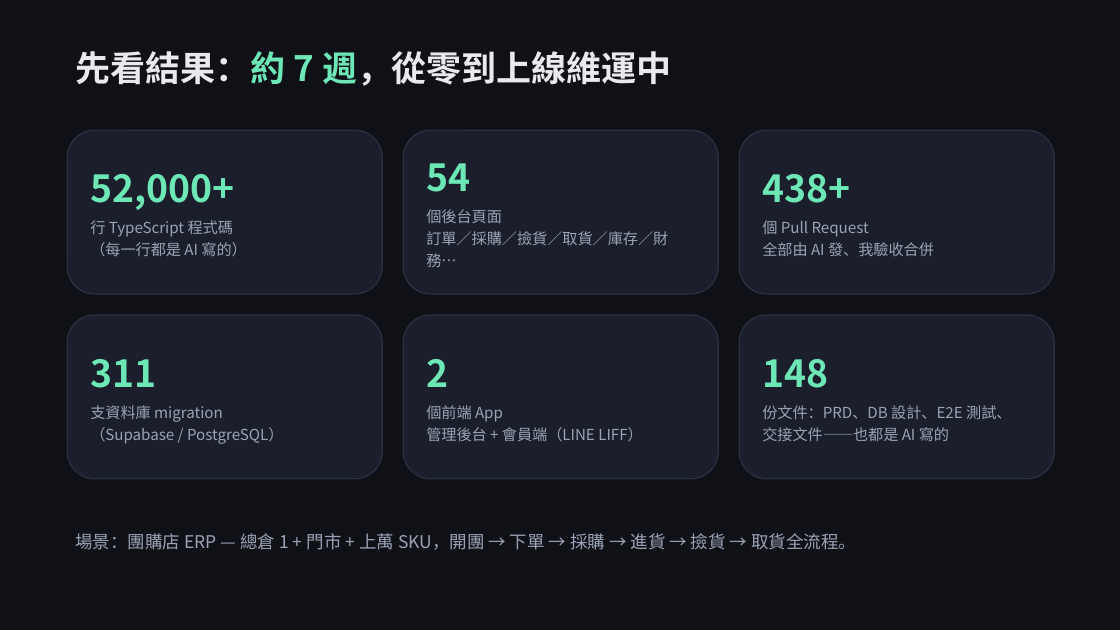
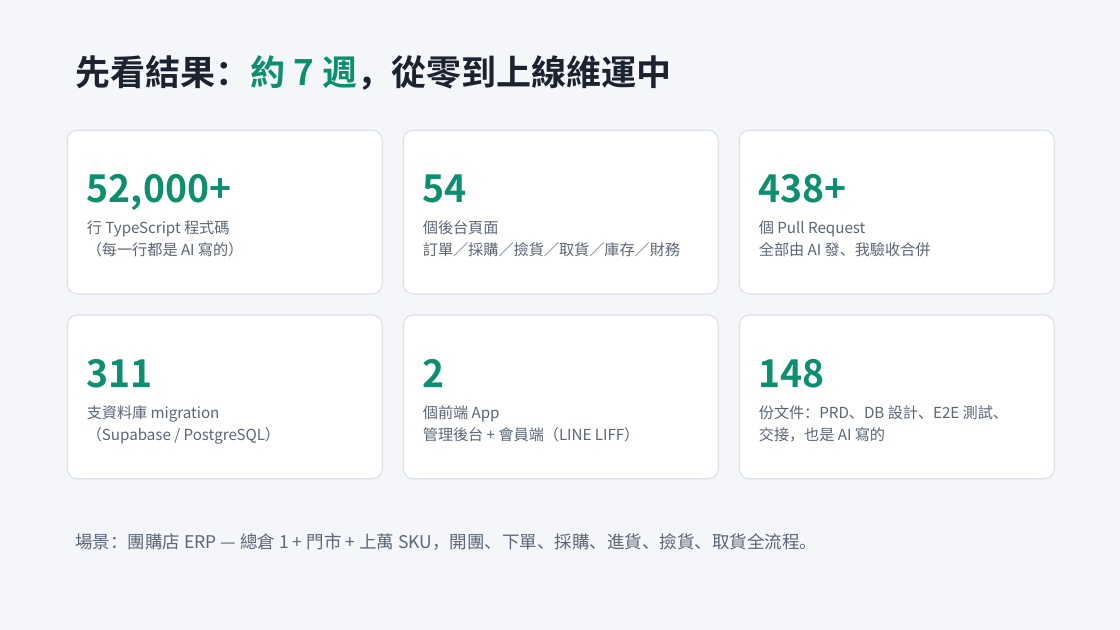
Before and after one commit to lt-foods/new_erp, a slide deck: slide 2 of docs/簡報-AI零程式碼開發ERP分享.pptx. Drawn at 1120x630 pixels with LibreOffice and Linux fonts; fonts in the diff are those of the drawing. Boxes give left, top, right and bottom in pixels: in the first picture for what was removed or moved away, otherwise in the second. Text is boxed around its words. In the diff, an @@ line names an element or a change of style, - is before the commit and + after.

```diff
--- a/docs/簡報-AI零程式碼開發ERP分享.pptx
+++ b/docs/簡報-AI零程式碼開發ERP分享.pptx
@@ background #0F1117 to #F4F6F9 @@
@@ text "先看結果：約 7 週，從零到上線維運中" at (75, 55, 672, 90): text colour #E8EAF0 to #1B2330 in "先看結果：約 週，從零到上線維運中"; text colour #6EE7B7 to #0B8F6E in "先看結果：約 7 週，從零到上線維運中" @@
@@ rounded rectangle "52,000+" at (67, 130, 382, 294): text colour #6EE7B7 to #0B8F6E in "52,000+"; text colour #9AA3B5 to #5B6678 in "行 TypeScript 程式碼", "（每一行都是 AI 寫的）"; fill #1A1F2B to #FFFFFF; outline #2A3245 1 pt to #DDE2EA 1 pt; proportions changed @@
@@ rounded rectangle "54" at (403, 130, 718, 294): fill #1A1F2B to #FFFFFF; outline #2A3245 1 pt to #DDE2EA 1 pt; proportions changed @@
@@ rounded rectangle "438+" at (739, 130, 1054, 294): text colour #6EE7B7 to #0B8F6E in "438+"; text colour #9AA3B5 to #5B6678 in "個 Pull Request", "全部由 AI 發、我驗收合併"; fill #1A1F2B to #FFFFFF; outline #2A3245 1 pt to #DDE2EA 1 pt; proportions changed @@
@@ text in rounded rectangle at (423, 174, 499, 234): text colour #6EE7B7 to #0B8F6E in "54"; text colour #9AA3B5 to #5B6678 in "個後台頁面" @@
@@ text in rounded rectangle at (423, 242, 680, 256): text changed; text colour #9AA3B5 to #5B6678 @@
-訂單／採購／撿貨／取貨／庫存／財務…
+訂單／採購／撿貨／取貨／庫存／財務
@@ rounded rectangle "311" at (67, 315, 382, 479): text colour #6EE7B7 to #0B8F6E in "311"; text colour #9AA3B5 to #5B6678; fill #1A1F2B to #FFFFFF; outline #2A3245 1 pt to #DDE2EA 1 pt; proportions changed @@
@@ rounded rectangle "2" at (403, 315, 718, 479): text colour #6EE7B7 to #0B8F6E in "2"; text colour #9AA3B5 to #5B6678; fill #1A1F2B to #FFFFFF; outline #2A3245 1 pt to #DDE2EA 1 pt; proportions changed @@
@@ rounded rectangle "148" at (739, 315, 1054, 479): fill #1A1F2B to #FFFFFF; outline #2A3245 1 pt to #DDE2EA 1 pt; proportions changed @@
@@ text in rounded rectangle at (759, 359, 1008, 419): text colour #6EE7B7 to #0B8F6E in "148"; text colour #9AA3B5 to #5B6678 in "份文件：PRD、DB 設計、E2E 測試、" @@
@@ text in rounded rectangle at (759, 427, 885, 442): text changed; text colour #9AA3B5 to #5B6678 @@
-交接文件——也都是 AI 寫的
+交接，也是 AI 寫的
@@ text at (75, 533, 817, 550): text changed; text colour #9AA3B5 to #5B6678 @@
-場景：團購店 ERP — 總倉 1 + 門市 + 上萬 SKU，開團 → 下單 → 採購 → 進貨 → 撿貨 → 取貨全流程。
+場景：團購店 ERP — 總倉 1 + 門市 + 上萬 SKU，開團、下單、採購、進貨、撿貨、取貨全流程。
```
Also in this commit, not shown: 8 other slides changed, 3 slides added, 1 slide removed, 1 other file.
